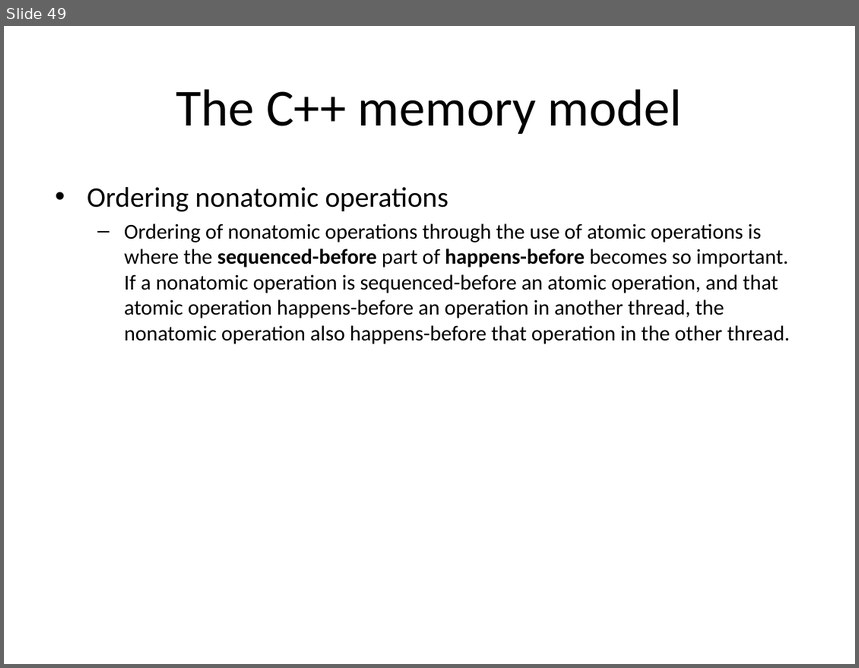
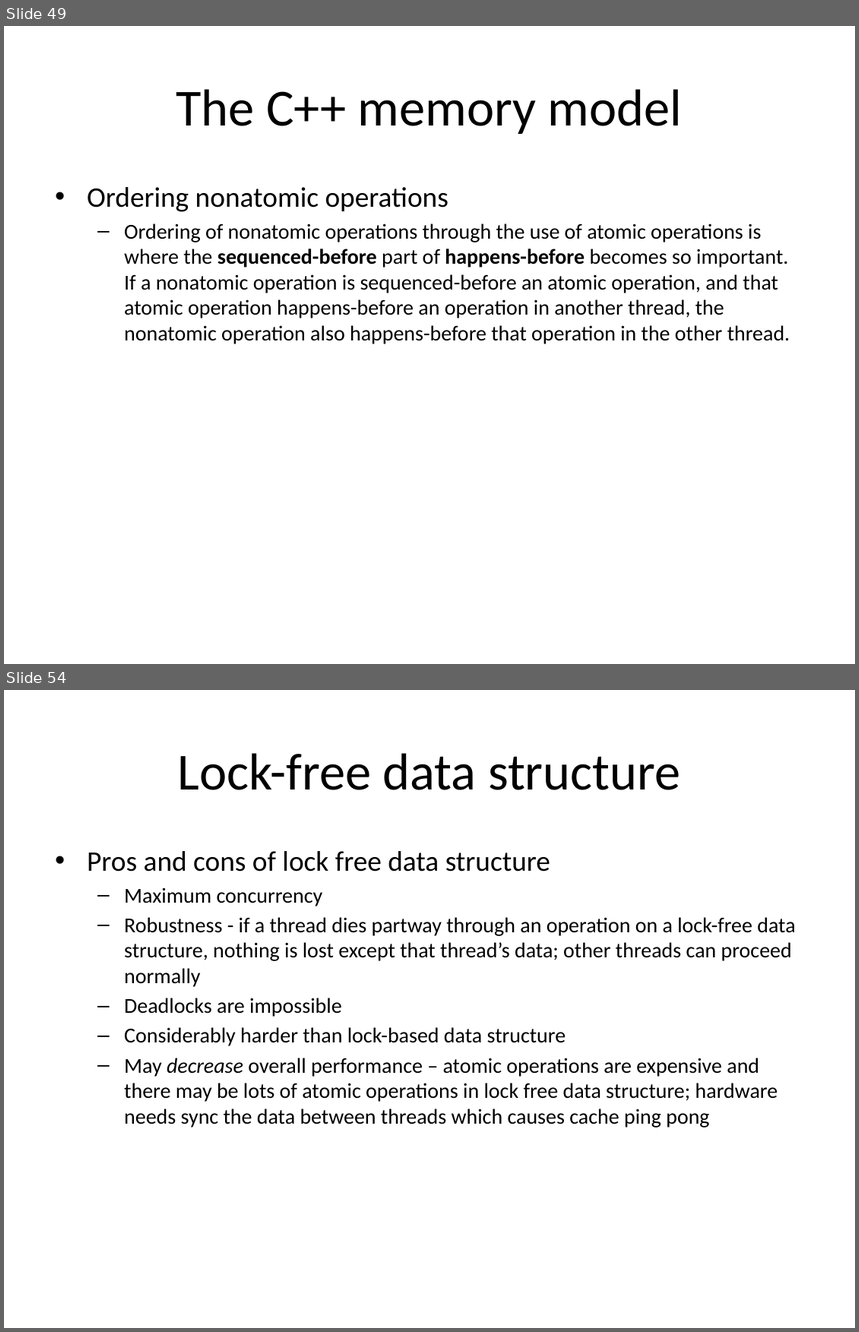
Before and after one commit to chenziliang/summary-of-the-books, a slide deck: CPPCIA.pptx. Shown one above the other, each under a label of ours: slide 49 before the commit, slides 49 and 54 after it; the slides between them are not shown. The pictures are 859x668 and 859x1332 pixels, drawn with LibreOffice and Linux fonts; fonts in the diff are those of the drawing. Boxes give left, top, right and bottom in pixels: in the first picture for what was removed or moved away, otherwise in the second. Text is boxed around its words. In the diff, an @@ line names an element or a change of style, - is before the commit and + after.

```diff
--- a/CPPCIA.pptx
+++ b/CPPCIA.pptx
@@ slide 54 added at box(4, 690, 855, 1328), background #FFFFFF @@
@@ title added at box(178, 753, 680, 790), 44 pt, text #000000 @@
+Lock-free data structure
@@ text added at box(87, 851, 795, 1128), 18 pt, text #000000 @@
+• Pros and cons of lock free data structure
+  – Maximum concurrency
+  – Robustness - if a thread dies partway through an operation on a lock-free data structure, nothing is lost except that thread’s data; other threads can proceed normally
+  – Deadlocks are impossible
+  – Considerably harder than lock-based data structure
+  – May decrease overall performance – atomic operations are expensive and there may be lots of atomic operations in lock free data structure; hardware needs sync the data between threads which causes cache ping pong
```
Also in this commit, not shown: 19 other slides added.
